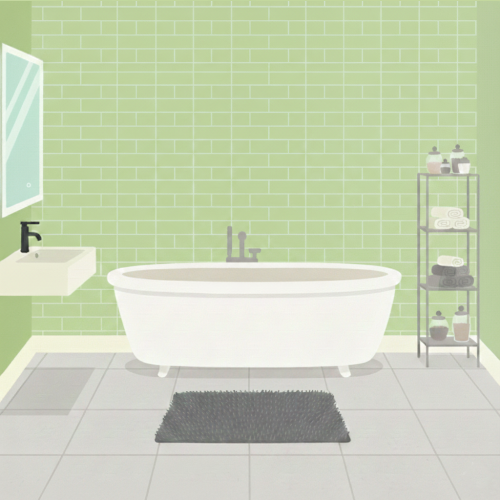
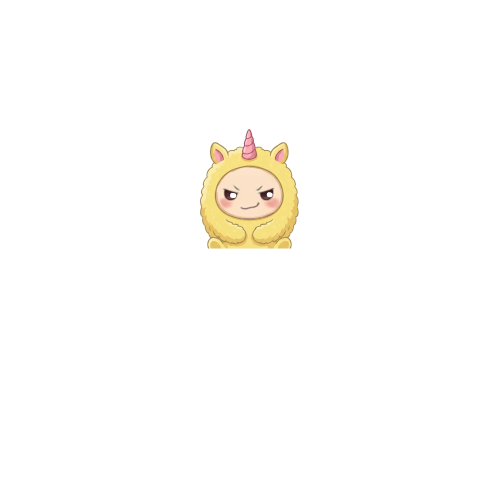
Before/after of a 500 x 500 layered artwork. What changed in the layer stack:
hid "Копия shower-room.png" over [171, 389, 338, 403]
hid "shower-room.png" over [0, 1, 500, 500]
hid "home.webp" over [0, 0, 500, 499]
hid "Слой #2" over [7, 0, 166, 153]
hid "Слой" over [0, 0, 500, 500]
added group "Флаффи" with 10 layers above "Копия Видимое" over [145, 128, 352, 251]
added layer "Копия Gemini_Generated_Image_v23r29v23r29v23r.jpg" in group "Флаффи" over [199, 129, 300, 250]
added layer "Копия Копия Gemini_Generated_Image_rveoglrveoglrveo.jpg" in group "Флаффи" over [213, 164, 284, 221]
